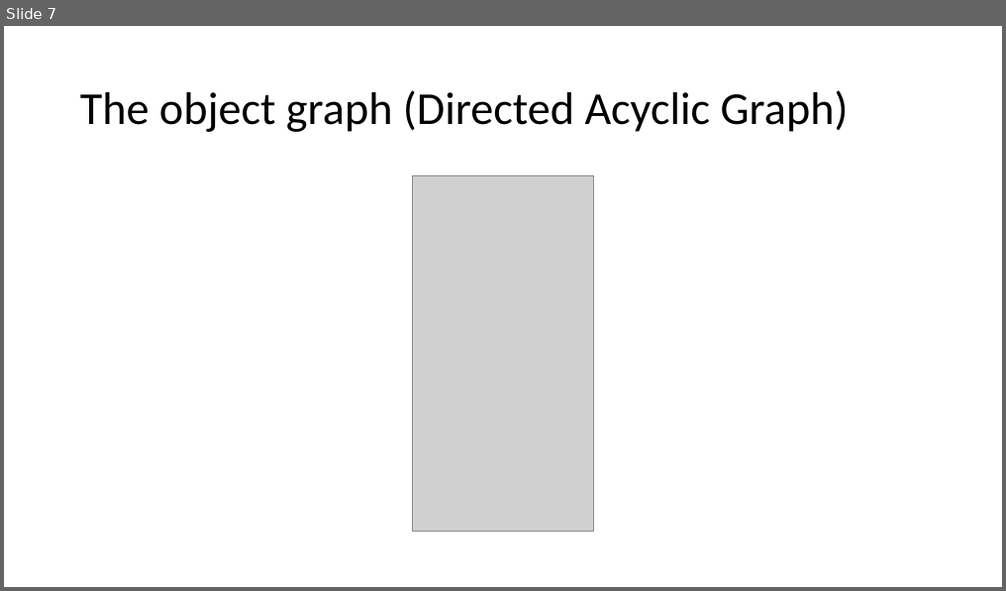
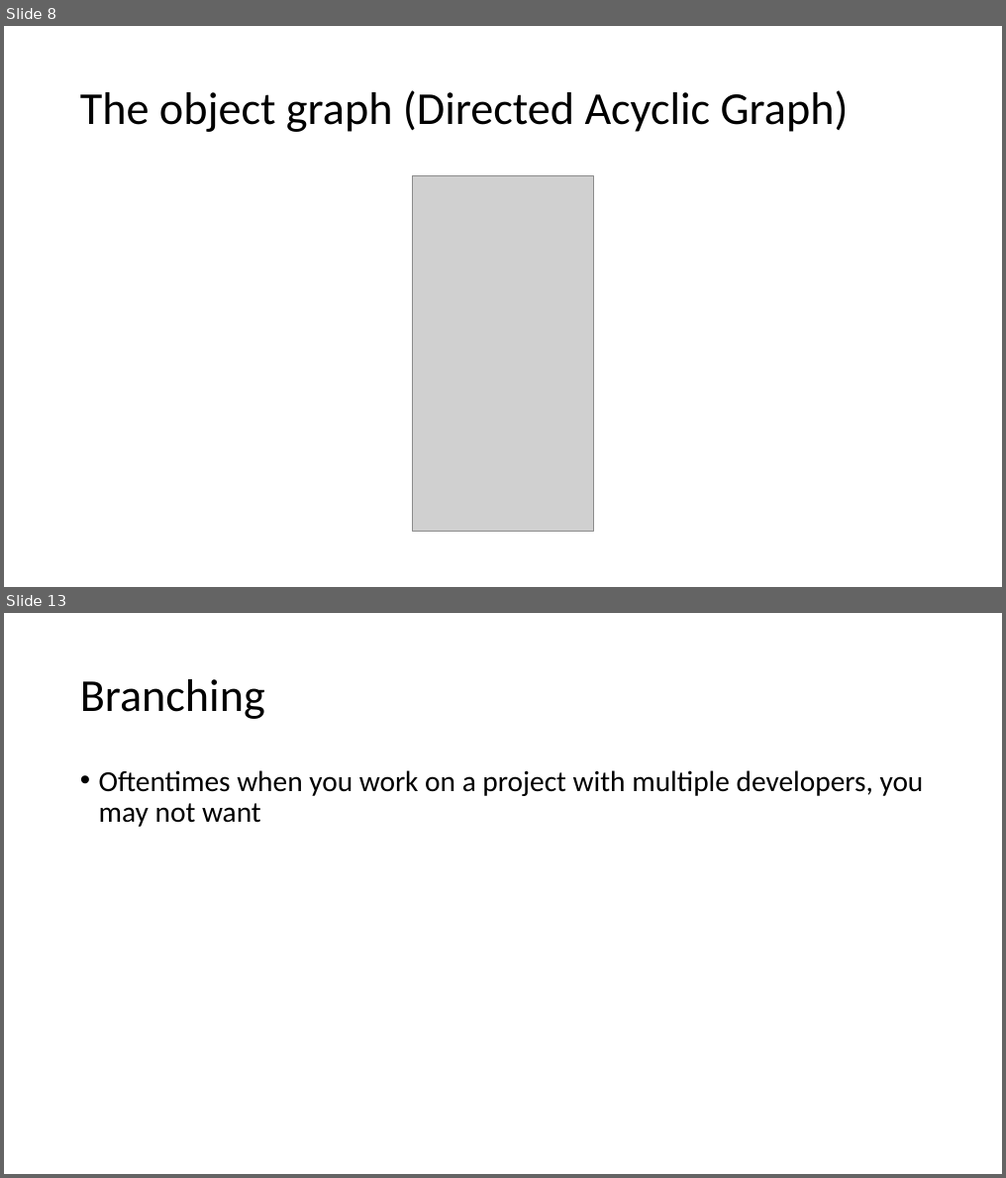
Before and after one commit to yixinsun1216/epic_orientation, a slide deck: Git/git_session.pptx. Shown one above the other, each under a label of ours: slide 7 before the commit, slides 8 and 13 after it; the slides between them are not shown. The pictures are 1006x591 and 1006x1178 pixels, drawn with LibreOffice and Linux fonts; fonts in the diff are those of the drawing; grey boxes stand for pictures. Boxes give left, top, right and bottom in pixels: in the first picture for what was removed or moved away, otherwise in the second. Text is boxed around its words. In the diff, an @@ line names an element or a change of style, - is before the commit and + after.

```diff
--- a/Git/git_session.pptx
+++ b/Git/git_session.pptx
@@ slide 13 added at box(4, 613, 1002, 1174), background #FFFFFF @@
@@ title added at box(80, 679, 265, 719), 44 pt, text #000000 @@
+Branching
@@ text added at box(99, 770, 924, 827), 28 pt, text #000000 @@
+• Oftentimes when you work on a project with multiple developers, you may not want
@@ what was slide 7 is now slide 8 @@
```
Also in this commit, not shown: 5 slides changed, 6 other slides added, 2 slides removed.
